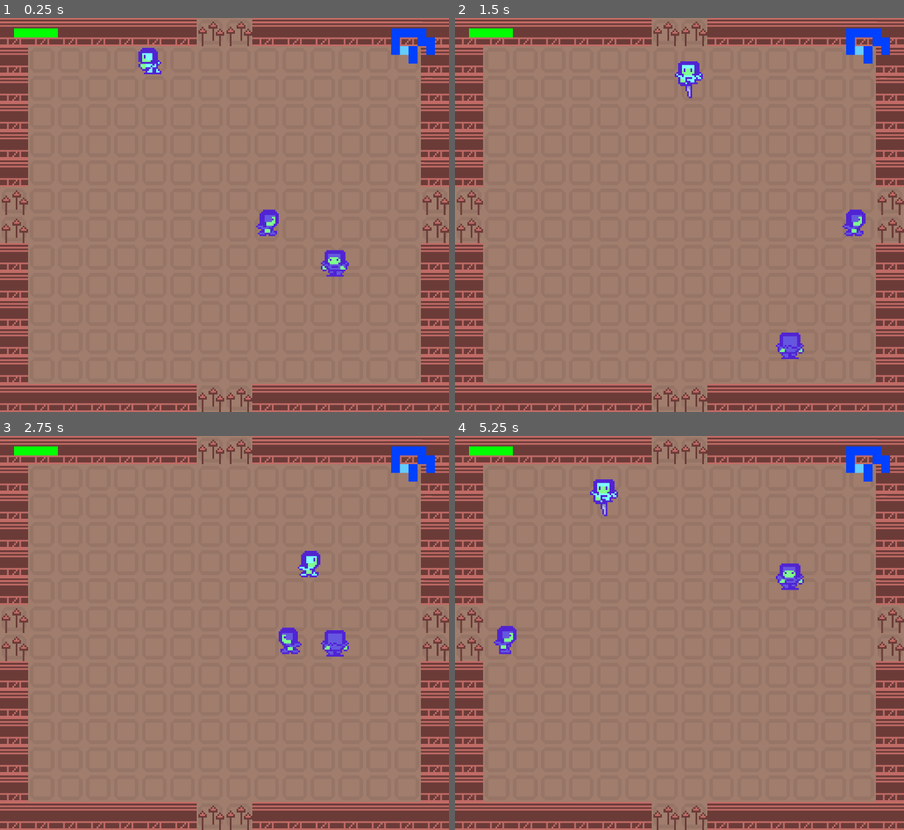
Above: before the commit, frames 1-4 (two rows, left to right).
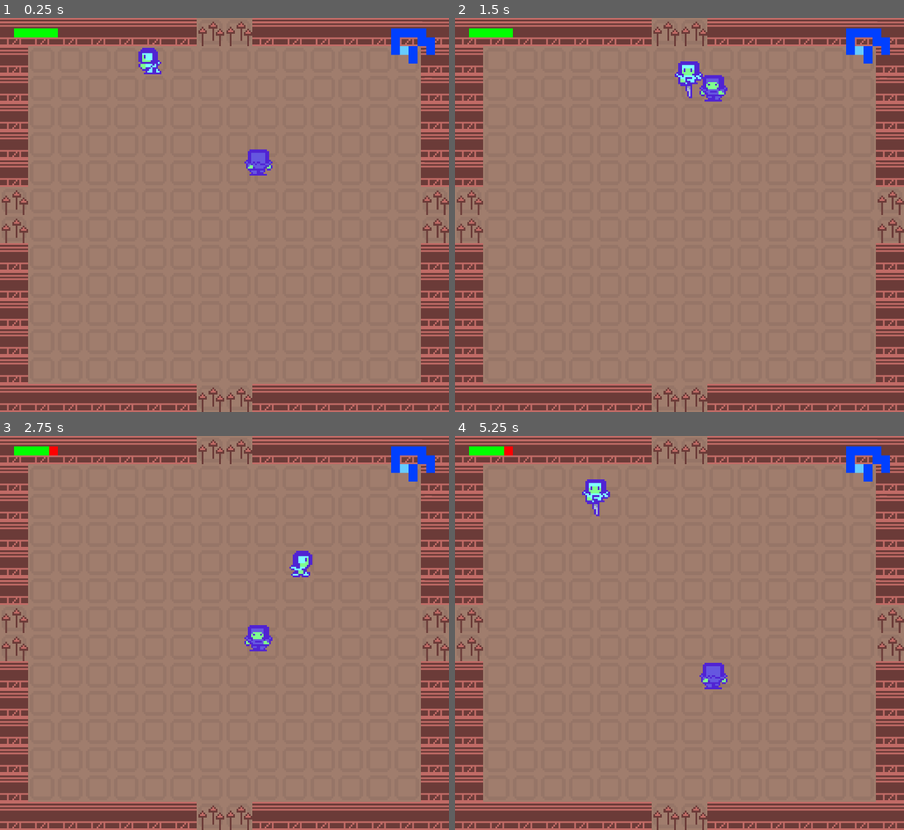
Above: after the commit, the same moments.

Repository: PlasmaDiffusion/ZombieHouse
Game: Godot game, scene res://scenes/levels/level1.tscn
Same seed, same stepped clock (60 frames per second), same inputs: the game is played once before the commit and once after it.
Inputs:
- Up to frame 1 (0.25 s): no input
- Up to frame 2 (1.5 s): hold Right (ui_right) 0.53-1.28 s; tap Z (attack) at 0.6, 1.35 s; hold Down (ui_down) from 1.28 s (still down)
- Up to frame 3 (2.75 s): release Down (ui_down) at 2.03 s; hold Right (ui_right) from 2.03 s (still down); tap Z (attack) at 2.1 s
- Up to frame 4 (5.25 s): release Right (ui_right) at 2.78 s; hold Up (ui_up) 2.78-3.53 s; tap Z (attack) every 0.75 s from 2.85 to 5.1 s; hold Left (ui_left) 3.53-5.03 s; hold Down (ui_down) from 5.03 s (still down)

The runs differ from the first frame. In frame 1, 0.9% of the frame differs, in the area x 54-78%, y 33-66%; in frame 2, 0.9%; in frame 3, 1.3%; in frame 4, 1.4%, in the area x 8-78%, y 2-65%.

Commit message:
Enemies are randomly placed

Diff:
--- a/scenes/levels/level1.tscn
+++ b/scenes/levels/level1.tscn
@@ -3,7 +3,6 @@
 [ext_resource type="PackedScene" uid="uid://c3nbdarq76agy" path="res://scenes/objects/player.tscn" id="2_4tcl0"]
 [ext_resource type="FontFile" uid="uid://dnfnlkdssp6w4" path="res://assets/fonts/Minecraft.ttf" id="3_1seuy"]
 [ext_resource type="PackedScene" uid="uid://dvhv7q73b0xf5" path="res://scenes/tilesets/house.tscn" id="3_bfxgj"]
-[ext_resource type="PackedScene" uid="uid://dmkrr05nfsqvo" path="res://scenes/objects/enemy.tscn" id="3_dd0lh"]
 [ext_resource type="Script" uid="uid://clafd7vd65rk5" path="res://scripts/roomController.gd" id="4_room_controller"]
 [ext_resource type="Script" uid="uid://bkr8ctsalica6" path="res://scripts/hud.gd" id="5_hud"]
 [ext_resource type="PackedScene" uid="uid://c6kdynws2lnx3" path="res://scenes/objects/warp.tscn" id="7_2r1tl"]
@@ -66,13 +65,6 @@
 [node name="Player" parent="." unique_id=1316597791 instance=ExtResource("2_4tcl0")]
 position = Vector2(85, 24)
 
-[node name="Enemy" parent="." unique_id=1367925921 instance=ExtResource("3_dd0lh")]
-position = Vector2(138, 116)
-
-[node name="Enemy2" parent="." unique_id=857194460 instance=ExtResource("3_dd0lh")]
-position = Vector2(191, 124)
-direction = Vector2(0, 1)
-
 [node name="RoomBorder" parent="." unique_id=1600881985 instance=ExtResource("3_bfxgj")]
 
 [node name="WarpL" parent="." unique_id=1586354326 instance=ExtResource("7_2r1tl")]
--- a/scripts/roomController.gd
+++ b/scripts/roomController.gd
@@ -1,13 +1,25 @@
 extends Node2D
 
 const GameMap = preload("res://scripts/map.gd")
+const ENEMY_SCENE = preload("res://scenes/objects/enemy.tscn")
 
 # Assign in the Inspector, or name a descendant TileMapLayer RoomBorder.
 @export var room_border: TileMapLayer
 
+@export var enemy_spawn_safe_distance: float = 48.0
+
+var placing_enemies: bool = true
 var room_cleared: bool = false
 
+func _ready() -> void:
+	# Allow tile collision bodies and the warp arrival position to update first.
+	await get_tree().physics_frame
+	await get_tree().process_frame
+	randomly_place_enemies()
+
 func _process(_delta: float) -> void:
+	if placing_enemies:
+		return
 	if room_cleared:
 		return
 	for enemy in get_tree().get_nodes_in_group("enemies"):
@@ -49,3 +61,76 @@
 		if distances[index] < distances[closest]:
 			closest = index
 	return directions[closest]
+
+func randomly_place_enemies() -> void:
+	if not is_instance_valid(room_border):
+		room_border = find_child("RoomBorder", true, false) as TileMapLayer
+	if room_border == null or room_border.tile_set == null:
+		placing_enemies = false
+		push_warning("Cannot place enemies without RoomBorder and its TileSet.")
+		return
+
+	var cells := room_border.get_used_rect()
+	var tile_size := Vector2(room_border.tile_set.tile_size)
+	var start := room_border.map_to_local(cells.position) - tile_size * 0.5
+	var area := Rect2(start, Vector2(cells.size) * tile_size)
+	var safe_points: Array[Vector2] = []
+	for body in find_children("*", "CharacterBody2D", true, false):
+		if body.is_in_group("player"):
+			safe_points.append(body.global_position)
+	for warp_name in GameMap.WARP_DIRECTIONS:
+		var warp := find_child(warp_name, true, false) as Area2D
+		if warp != null:
+			var inward := -Vector2(GameMap.WARP_DIRECTIONS[warp_name])
+			safe_points.append(warp.global_position + inward * float(warp.get("spawn_offset")))
+
+	var placed_positions: Array[Vector2] = []
+	var space := get_world_2d().direct_space_state
+	for index in range(randi_range(1, 4)):
+		var enemy := ENEMY_SCENE.instantiate() as CharacterBody2D
+		var shape := enemy.get_node("CollisionShape2D") as CollisionShape2D
+		var placed := false
+		for attempt in range(256):
+			var point := room_border.to_global(Vector2(
+				randf_range(area.position.x, area.end.x),
+				randf_range(area.position.y, area.end.y)
+			))
+			if not _spawn_point_is_safe(point, safe_points, enemy_spawn_safe_distance):
+				continue
+			if not _spawn_point_is_safe(point, placed_positions, 24.0):
+				continue
+			var body_transform := global_transform * Transform2D(0.0, to_local(point))
+			var shape_transform := body_transform * shape.transform
+			# Keep the entire collision shape within the room's outer bounds.
+			var fits := true
+			var shape_rect := shape.shape.get_rect()
+			for corner in [shape_rect.position, Vector2(shape_rect.end.x, shape_rect.position.y), shape_rect.end, Vector2(shape_rect.position.x, shape_rect.end.y)]:
+				if not area.has_point(room_border.to_local(shape_transform * corner)):
+					fits = false
+					break
+			if not fits:
+				continue
+			var query := PhysicsShapeQueryParameters2D.new()
+			query.shape = shape.shape
+			query.transform = shape_transform
+			query.collision_mask = enemy.collision_mask
+			query.collide_with_areas = false
+			query.margin = 1.0
+			if not space.intersect_shape(query, 1).is_empty():
+				continue
+			enemy.position = to_local(point)
+			enemy.direction = Vector2([Vector2.RIGHT, Vector2.LEFT, Vector2.UP, Vector2.DOWN].pick_random())
+			add_child(enemy)
+			placed_positions.append(point)
+			placed = true
+			break
+		if not placed:
+			enemy.free()
+			push_warning("No safe spawn position found for an enemy after 256 attempts.")
+	placing_enemies = false
+
+func _spawn_point_is_safe(point: Vector2, avoid: Array[Vector2], distance: float) -> bool:
+	for other in avoid:
+		if point.distance_to(other) < distance:
+			return false
+	return true
